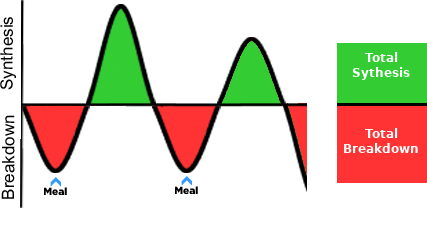
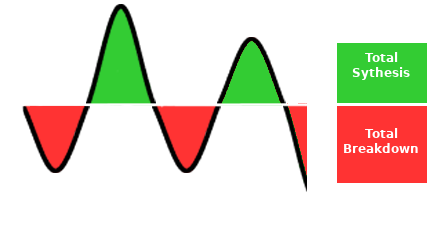
Revision of a layered 427 × 228 image; what changed, layer by layer:
painted on "Axes" over [20,0,307,208]
painted on "Protein Balance Bar" over [337,103,427,106]
painted on "Meal Arrow copy" over [175,176,198,195]
painted on "Meal Arrow" over [44,177,67,196]
painted on "Breakdown copy" over [1,115,15,199]
painted on "Synthesis copy" over [0,17,16,90]
